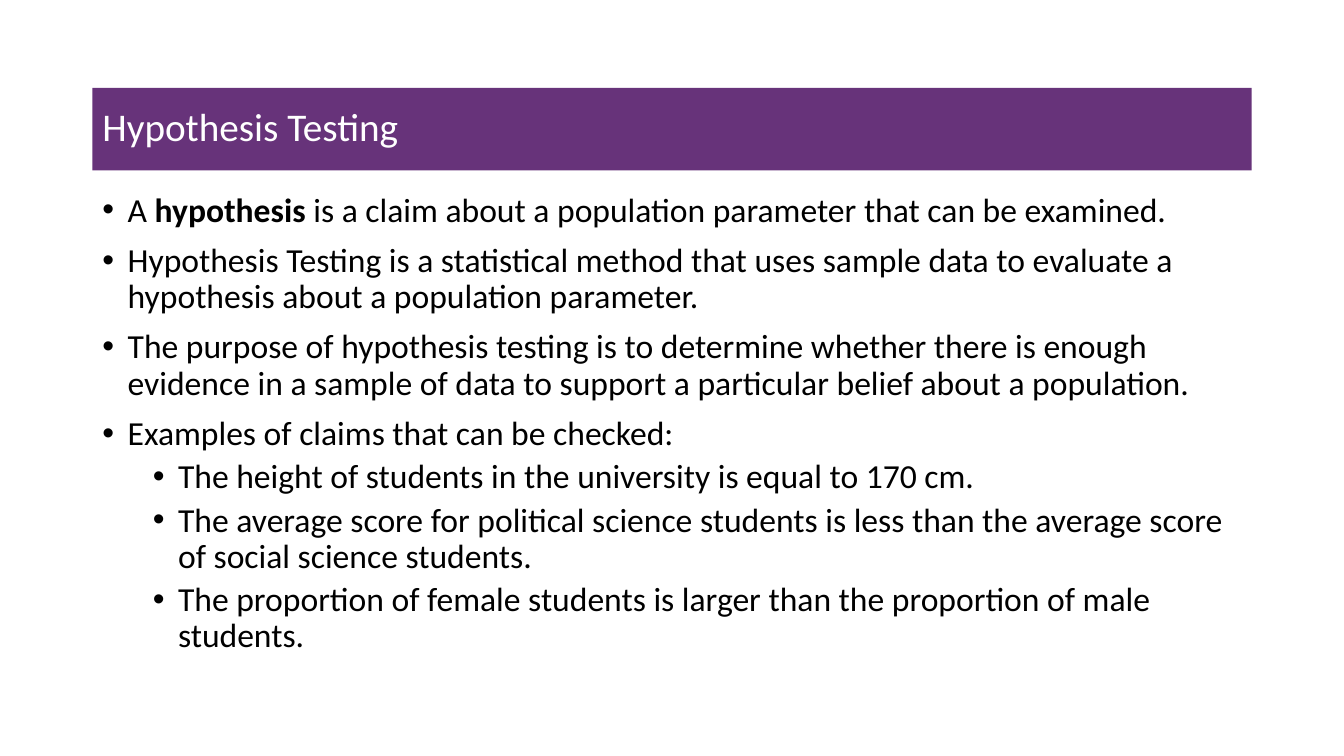
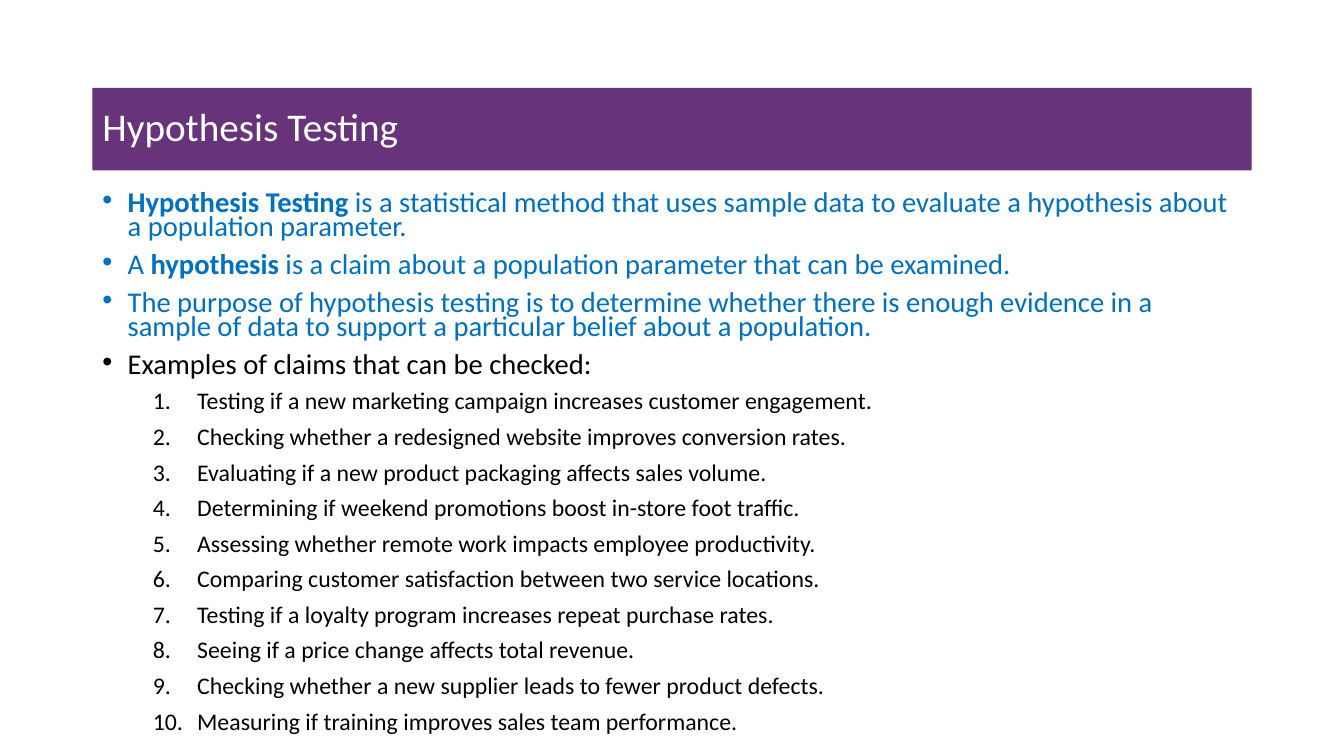
Before and after one commit to msfasha/307102-Descriptive-Statistics-for-Business, a slide deck: slide 3 of Part 2 - Inferential Statisitcs/Part 2.3 - Introduction to Hypothesis Testing/Part 2.3 - Introduction to Hypthesis Testing.pptx (slide 2 before the commit). Drawn at 1344x756 pixels with LibreOffice and Linux fonts; fonts in the diff are those of the drawing; background and template pictures are left out. Boxes give left, top, right and bottom in pixels: in the first picture for what was removed or moved away, otherwise in the second. Text is boxed around its words. In the diff, an @@ line names an element or a change of style, - is before the commit and + after.

Commit message:
some enhancements on testing proportions

```diff
--- a/Part 2 - Inferential Statisitcs/Part 2.3 - Introduction to Hypothesis Testing/Part 2.3 - Introduction to Hypthesis Testing.pptx
+++ b/Part 2 - Inferential Statisitcs/Part 2.3 - Introduction to Hypothesis Testing/Part 2.3 - Introduction to Hypthesis Testing.pptx
@@ text at [128,192,1227,241]: paragraph added @@
+• Hypothesis Testing is a statistical method that uses sample data to evaluate a hypothesis about a population parameter.
@@ text at [128,248,1172,314]: paragraph removed @@
-• Hypothesis Testing is a statistical method that uses sample data to evaluate a hypothesis about a population parameter.
@@ text at [128,254,1153,379]: size 24 to 20.4 pt in "A hypothesis is a claim about a ...", "The purpose of hypothesis testing is to ...", "Examples of claims that can be checked:"; text colour #000000 to #0070C0 in "A hypothesis is a claim about a ...", "The purpose of hypothesis testing is to ..."; line spacing 0.9 to 0.7 @@
@@ text at [197,392,872,734]: text changed; size 24 to 17 pt @@
-  • The height of students in the university is equal to 170 cm.
-  • The average score for political science students is less than the average score of social science students.
-  • The proportion of female students is larger than the proportion of male students.
+  1. Testing if a new marketing campaign increases customer engagement.
+  2. Checking whether a redesigned website improves conversion rates.
+  3. Evaluating if a new product packaging affects sales volume.
+  4. Determining if weekend promotions boost in-store foot traffic.
+  5. Assessing whether remote work impacts employee productivity.
+  6. Comparing customer satisfaction between two service locations.
+  7. Testing if a loyalty program increases repeat purchase rates.
+  8. Seeing if a price change affects total revenue.
+  9. Checking whether a new supplier leads to fewer product defects.
+  10. Measuring if training improves sales team performance.
```
Also in this commit, not shown: 23 other slides changed, 13 slides added, 7 slides removed, 5 other files.
